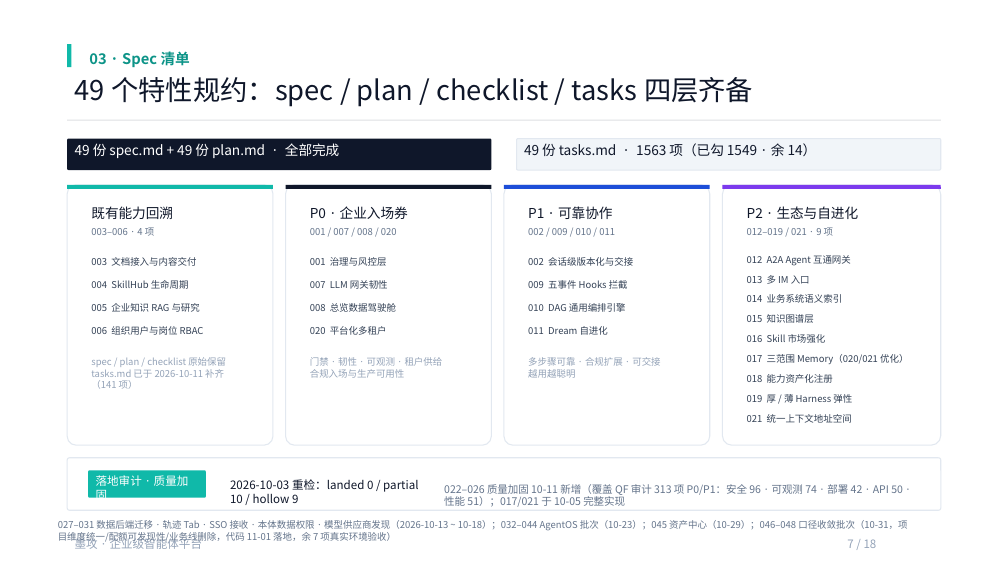
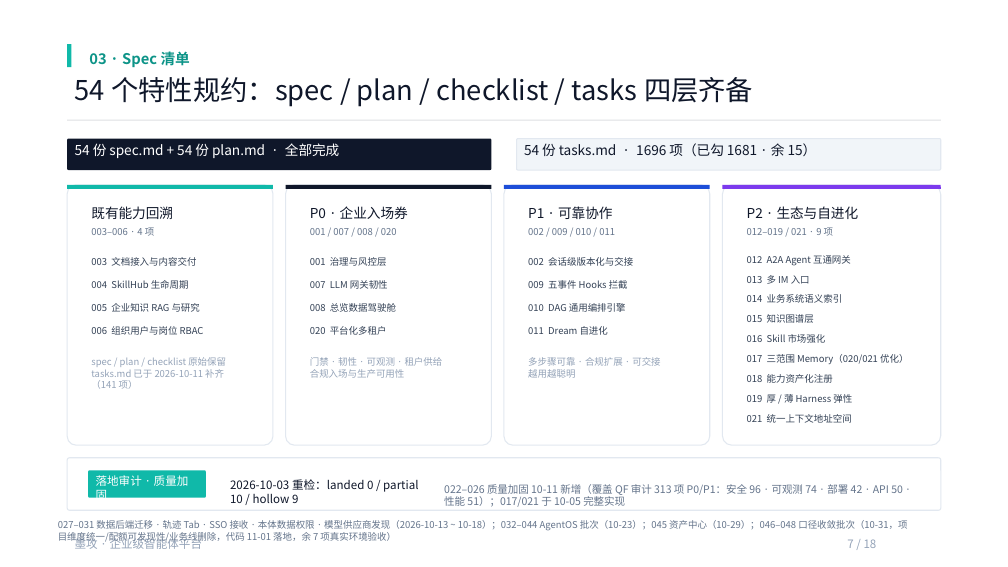
Before and after one commit to cooper2006/mogo, a slide deck: slide 7 of docs/intro-v4.pptx. Drawn at 1008x567 pixels with LibreOffice and Linux fonts; fonts in the diff are those of the drawing. Boxes give left, top, right and bottom in pixels: in the first picture for what was removed or moved away, otherwise in the second. Text is boxed around its words. In the diff, an @@ line names an element or a change of style, - is before the commit and + after.

Commit message:
chore(qa): standard 深度全量 QA 审计修复与 54 特性口径对齐（2026-11-11）
覆盖磁盘 54 个特性（001-053 + 055）的 D1-D8 全维度重扫，附 kiri 三轮回归 R1/R2/R3 明细。

修复：
- P1 tenant_purge 补齐 050-053 引入的 7 个租户集合，消除租户删除后的跨服务数据残留
- P1 drift-check / verify-artifact 在 compose 栈停机（生产为 k3s）时不再「比对 0 项报 OK」，改为显式 SKIP + rc=2
- P2 chat 审计枚举断言同步 051 新增 im.employee.route
- P2 补齐 050/051/052/053/055 五份 quickstart.md（五件套 54/54）
- P2 README 中英 / INDEX / PPT / CHANGELOG 计数 49(53) -> 54 / 1696
- P2 040 spec + checklist 的 _id 由 24-hex 对齐到 32-hex 终态
- P3 ./mogo baseline --json 输出纯 JSON；INDEX「029 未建」加复核注记
- P3 冒烟脚本 docstring 如实登记生产库保留写入，并补 k3s 用法

新增交付：deliverables/QA-AUDIT-STANDARD-2026-11-11.md（逐条可勾主报告）、
docs/regression-arm-kiri-2026-11-11.md（三轮回归明细）；
docs/id-unification-hex32-runbook.md 补入阶段 2 停机窗口执行记录。

R2/R3 测试计数零偏差：A6 5088 passed / 8 skipped / 0 failed，A4 339/9，
A2 63/0，A3 10/10，A5 12+8 全过，A7 verify PASS。
本提交不含版本发布，k3s 运行态仍为 83bd0973（修复前镜像）。

```diff
--- a/docs/intro-v4.pptx
+++ b/docs/intro-v4.pptx
@@ text at [75,77,753,107]: text changed @@
-49 个特性规约：spec / plan / checklist / tasks 四层齐备
+54 个特性规约：spec / plan / checklist / tasks 四层齐备
@@ text at [75,143,339,158]: text changed @@
-49 份 spec.md + 49 份 plan.md · 全部完成
+54 份 spec.md + 54 份 plan.md · 全部完成
@@ text at [524,143,817,156]: text changed @@
-49 份 tasks.md · 1563 项（已勾 1549 · 余 14）
+54 份 tasks.md · 1696 项（已勾 1681 · 余 15）
```
Also in this commit, not shown: 2 other slides changed, 21 other files.
